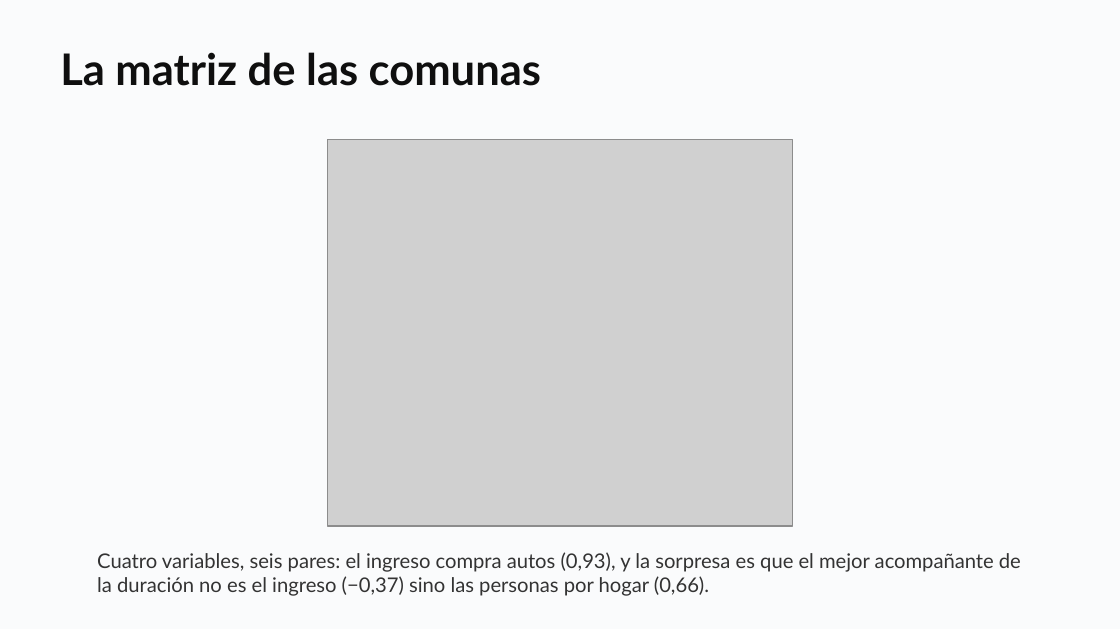
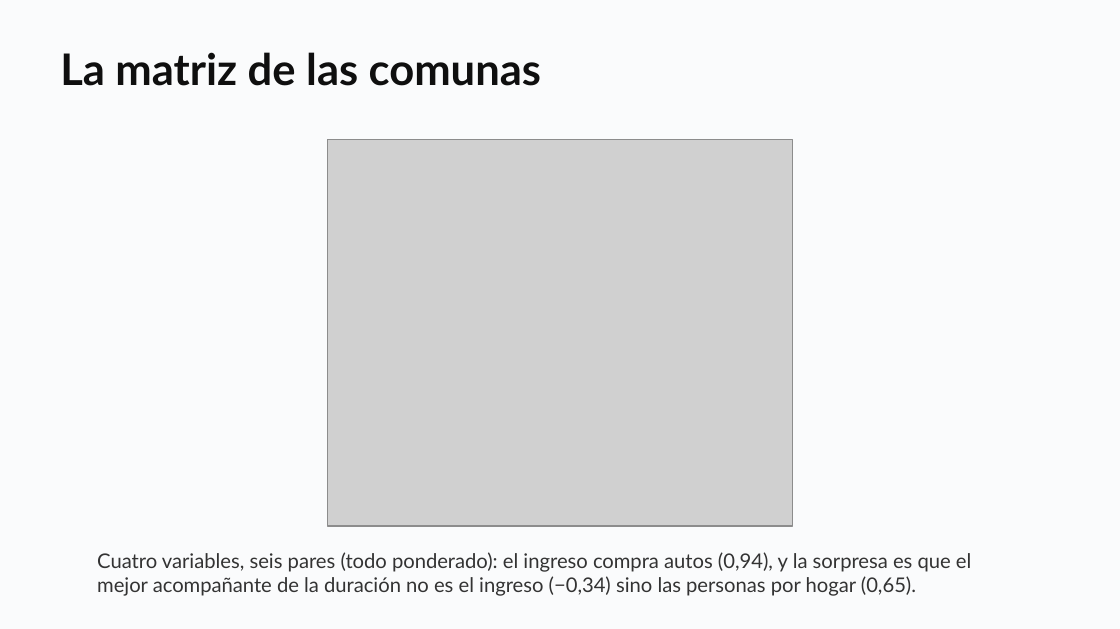
Before and after one commit to daniopitz/diplomado-cdd, a slide deck: slide 23 of presentaciones/clase03_eda_bivariado.pptx. Drawn at 1120x629 pixels with LibreOffice and Linux fonts; fonts in the diff are those of the drawing; grey boxes stand for pictures. Boxes give left, top, right and bottom in pixels: in the first picture for what was removed or moved away, otherwise in the second. Text is boxed around its words. In the diff, an @@ line names an element or a change of style, - is before the commit and + after.

```diff
--- a/presentaciones/clase03_eda_bivariado.pptx
+++ b/presentaciones/clase03_eda_bivariado.pptx
@@ text at (97, 552, 971, 596): text changed @@
-Cuatro variables, seis pares: el ingreso compra autos (0,93), y la sorpresa es que el mejor acompañante de la duración no es el ingreso (−0,37) sino las personas por hogar (0,66).
+Cuatro variables, seis pares (todo ponderado): el ingreso compra autos (0,94), y la sorpresa es que el mejor acompañante de la duración no es el ingreso (−0,34) sino las personas por hogar (0,65).
```
Also in this commit, not shown: 6 other slides changed, 2 slides added, 1 slide removed, 3 other files.
